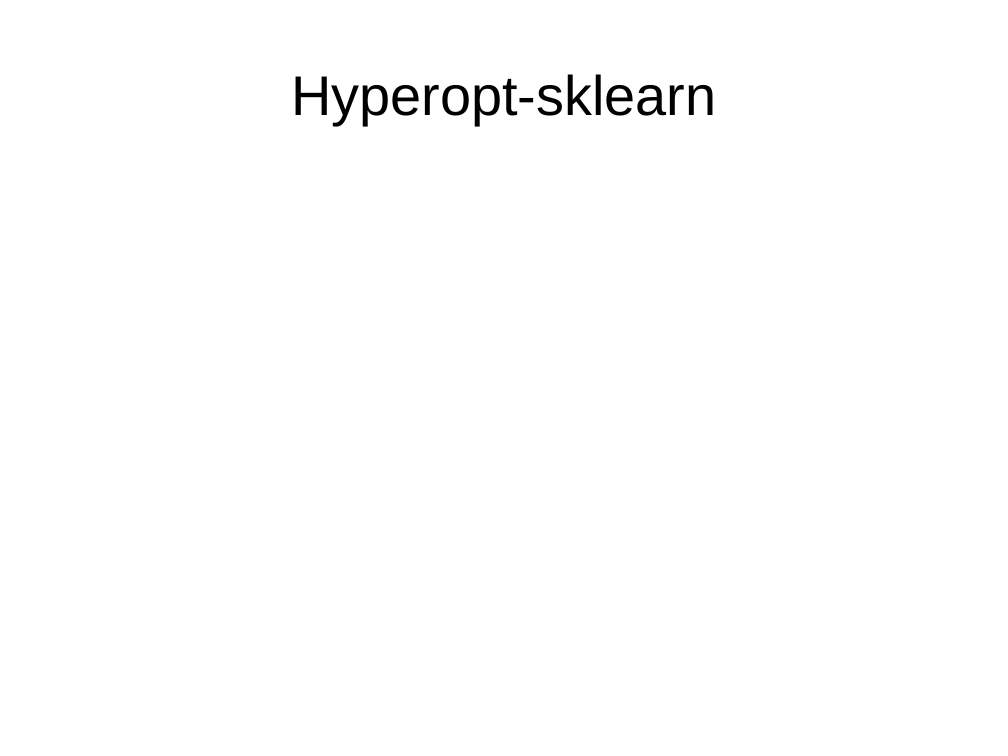
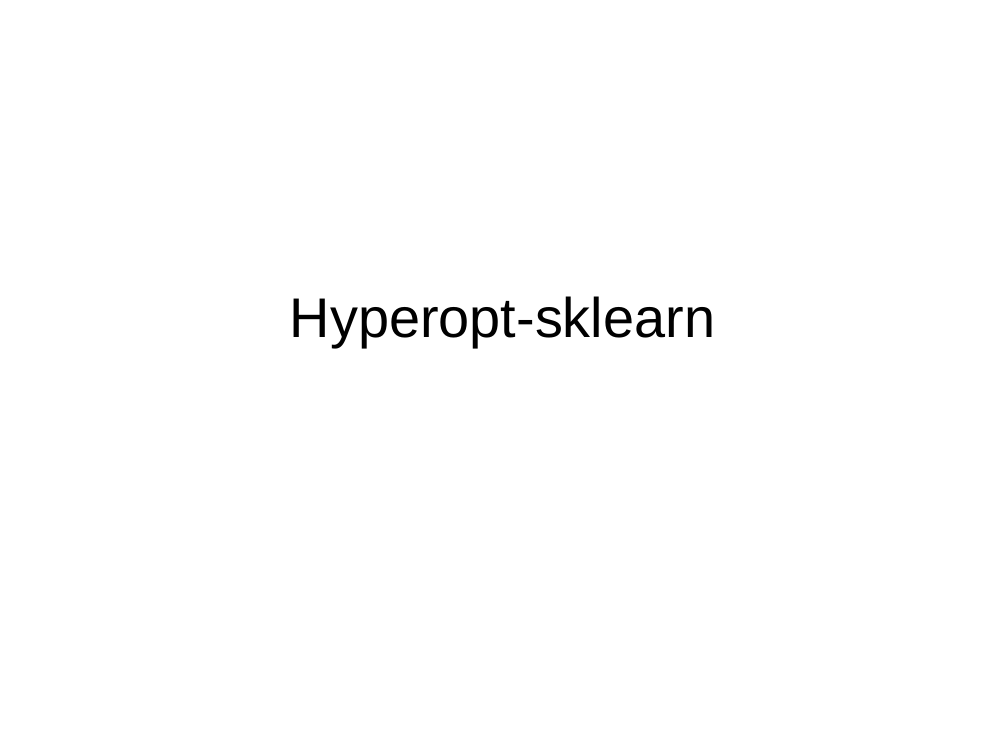
Before and after one commit to amueller/talks_odt, a slide deck: slide 32 of automating_machine_learning_scipy2016.odp (slide 29 before the commit). Drawn at 1008x756 pixels with LibreOffice and Linux fonts; fonts in the diff are those of the drawing. Boxes give left, top, right and bottom in pixels: in the first picture for what was removed or moved away, otherwise in the second. Text is boxed around its words. In the diff, an @@ line names an element or a change of style, - is before the commit and + after.

```diff
--- a/automating_machine_learning_scipy2016.odp
+++ b/automating_machine_learning_scipy2016.odp
@@ title "Hyperopt-sklearn": place and size @@
-title "Hyperopt-sklearn" at (291,74,716,125)
+title "Hyperopt-sklearn" at (290,296,715,347)
```
Also in this commit, not shown: 1 other slide changed, 7 slides added, 3 slides removed.
